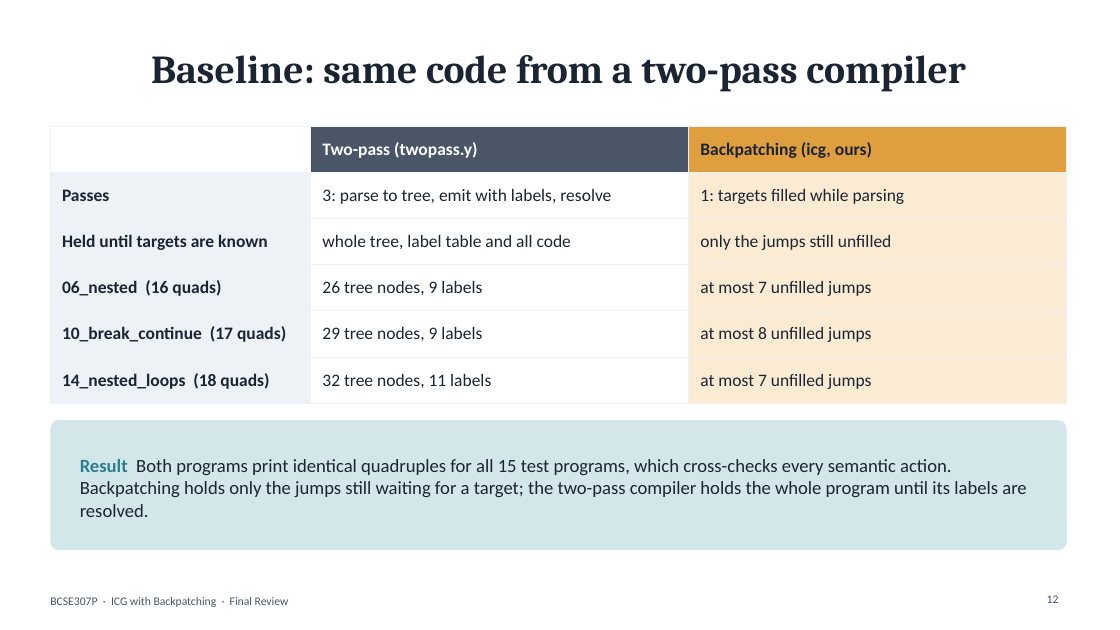
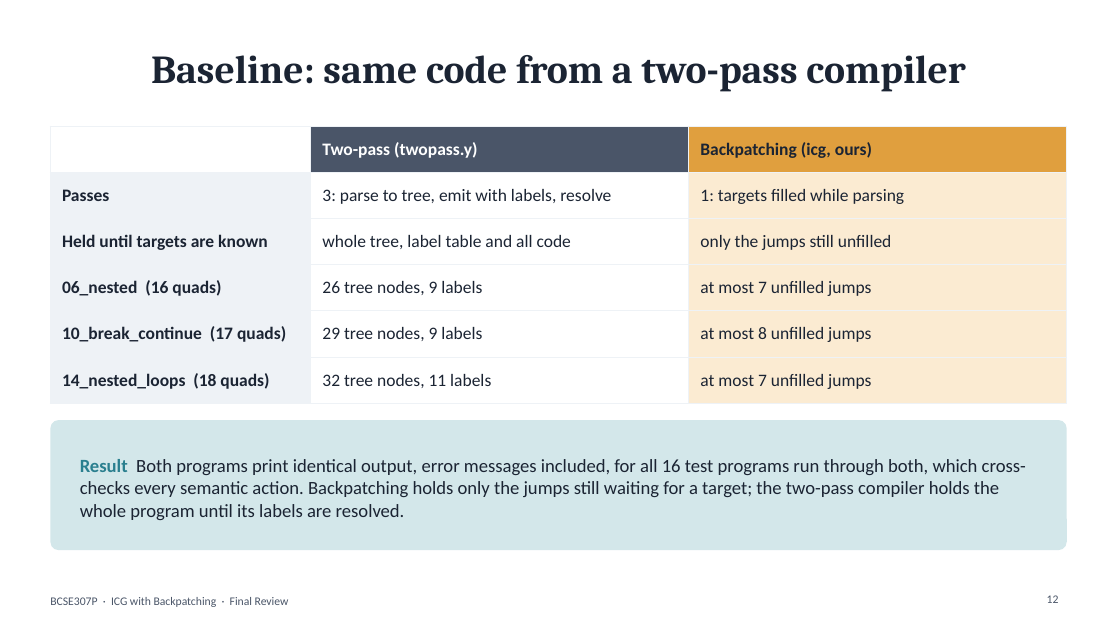
Before and after one commit to Prithvi8706/ICG, a slide deck: slide 12 of docs/final_review.pptx. Drawn at 1120x630 pixels with LibreOffice and Linux fonts; fonts in the diff are those of the drawing. Boxes give left, top, right and bottom in pixels: in the first picture for what was removed or moved away, otherwise in the second. Text is boxed around its words. In the diff, an @@ line names an element or a change of style, - is before the commit and + after.

Commit message:
Update slides and report for --symbols and 35 checks

```diff
--- a/docs/final_review.pptx
+++ b/docs/final_review.pptx
@@ text at (80, 459, 1026, 520): text changed @@
-Result Both programs print identical quadruples for all 15 test programs, which cross-checks every semantic action. Backpatching holds only the jumps still waiting for a target; the two-pass compiler holds the whole program until its labels are resolved.
+Result Both programs print identical output, error messages included, for all 16 test programs run through both, which cross-checks every semantic action. Backpatching holds only the jumps still waiting for a target; the two-pass compiler holds the whole program until its labels are resolved.
```
Also in this commit, not shown: 2 other slides changed, 2 other files.
